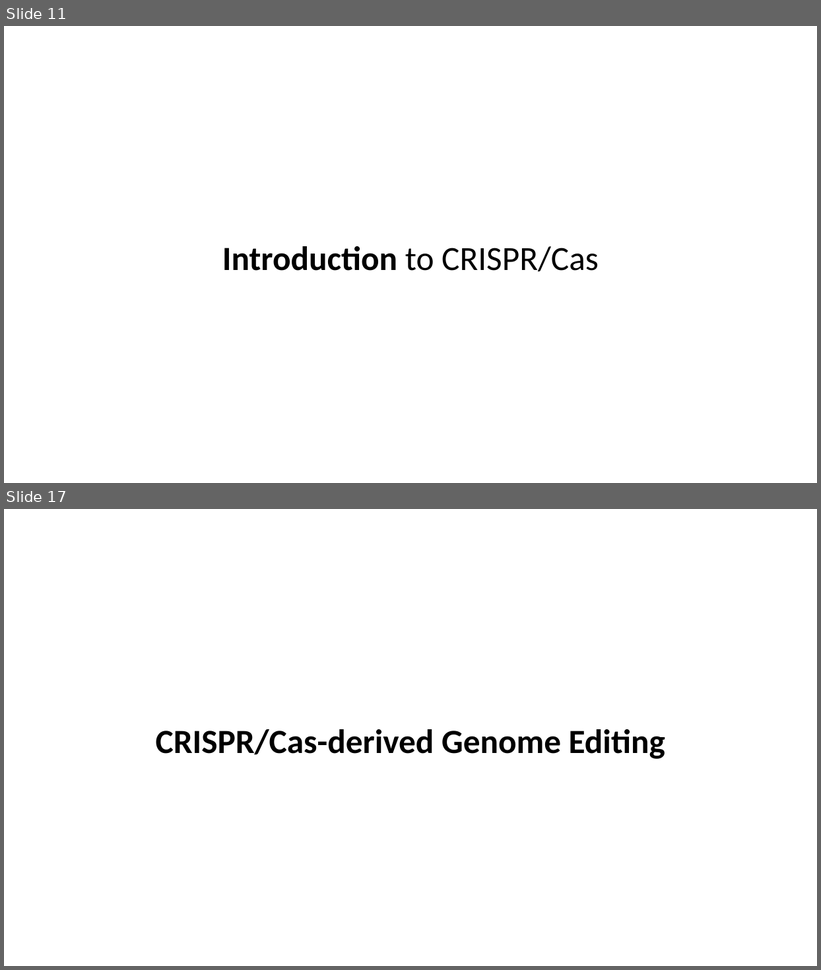
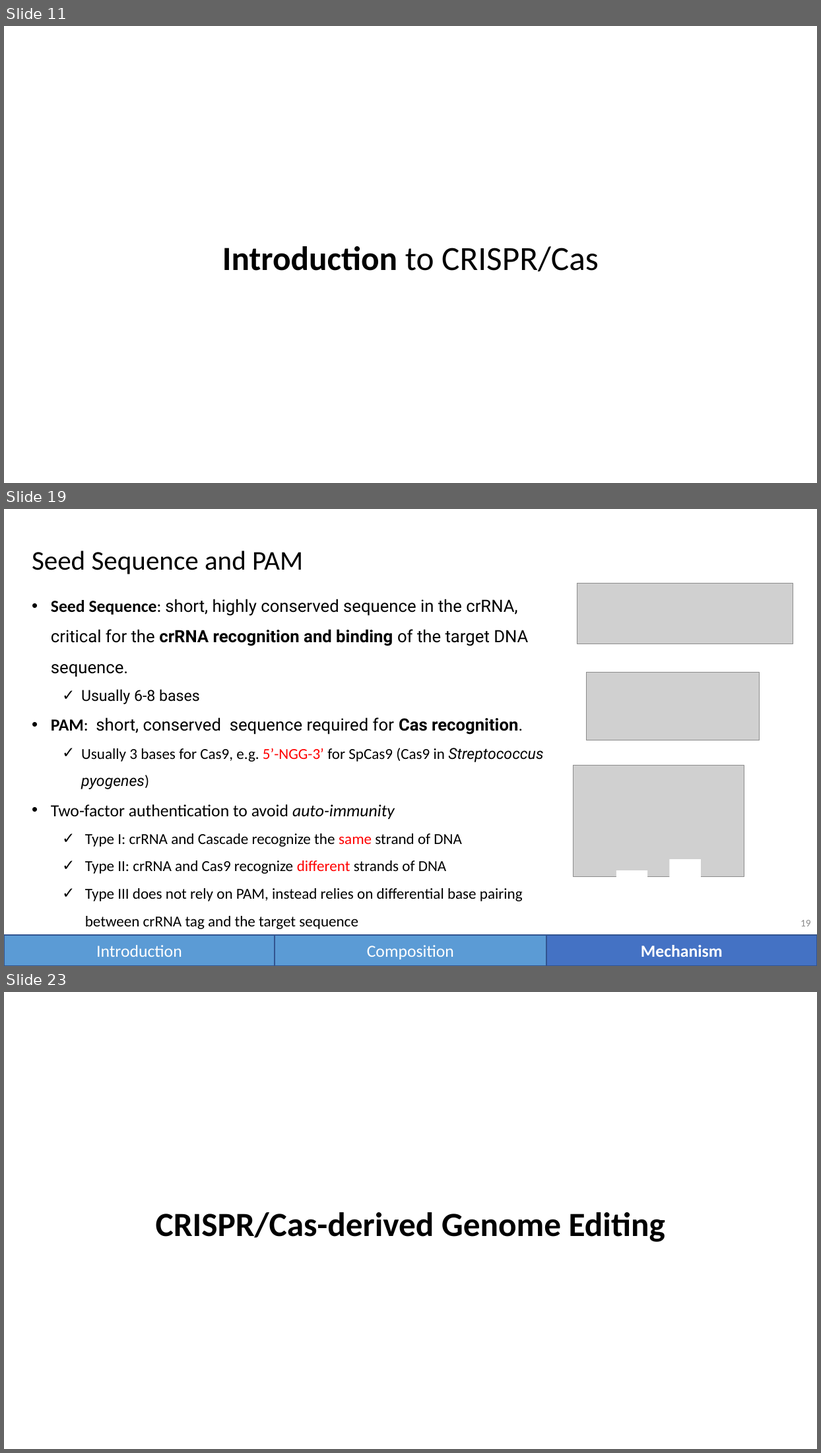
Before and after one commit to vwOvOwv/PKU-Undergraduate-Course, a slide deck: 遗传学(Genetics)/讨论课/Topic-3_遗传学技术/CRISPR-Cas.pptx. Shown one above the other, each under a label of ours: slides 11 and 17 before the commit, slides 11, 19 and 23 after it; the slides between them are not shown. The pictures are 821x970 and 821x1453 pixels, drawn with LibreOffice and Linux fonts; fonts in the diff are those of the drawing; grey boxes stand for pictures. Boxes give left, top, right and bottom in pixels: in the first picture for what was removed or moved away, otherwise in the second. Text is boxed around its words. In the diff, an @@ line names an element or a change of style, - is before the commit and + after.

```diff
--- a/遗传学(Genetics)/讨论课/Topic-3_遗传学技术/CRISPR-Cas.pptx
+++ b/遗传学(Genetics)/讨论课/Topic-3_遗传学技术/CRISPR-Cas.pptx
@@ slide 19 added at bbox=[4, 509, 817, 966], background #FFFFFF @@
@@ text added at bbox=[32, 551, 303, 574], 32 pt, text #000000 @@
+Seed Sequence and PAM
@@ picture added at bbox=[578, 584, 793, 644] @@
@@ text added at bbox=[51, 599, 543, 902], 18 pt, text #000000 @@
+• Seed Sequence: short, highly conserved sequence in the crRNA, critical for the crRNA recognition and binding of the target DNA sequence.
+  ✓ Usually 6-8 bases
+• PAM: short, conserved sequence required for Cas recognition.
+  ✓ Usually 3 bases for Cas9, e.g. 5’-NGG-3’ for SpCas9 (Cas9 in Streptococcus pyogenes)
+• Two-factor authentication to avoid auto-immunity
+  ✓ Type I: crRNA and Cascade recognize the same strand of DNA
+  ✓ Type II: crRNA and Cas9 recognize different strands of DNA
+  ✓ Type III does not rely on PAM, instead relies on differential base pairing between crRNA tag and the target sequence
@@ picture added at bbox=[587, 673, 760, 741] @@
@@ picture added at bbox=[573, 766, 745, 877] @@
@@ rectangle added at bbox=[669, 859, 700, 891], fill #FFFFFF @@
@@ rectangle added at bbox=[616, 871, 648, 902], fill #FFFFFF @@
@@ page number added at bbox=[801, 920, 811, 927], 12 pt, text #8C8C8C @@
+19
@@ rectangle added at bbox=[4, 935, 275, 966], fill #5B9BD5, outline #325491 1 pt, 20 pt, text #FFFFFF @@
+Introduction
@@ rectangle added at bbox=[275, 935, 547, 966], fill #5B9BD5, outline #325491 1 pt, 20 pt, text #FFFFFF @@
+Composition
@@ rectangle added at bbox=[547, 935, 817, 966], fill #4472C4, outline #325491 1 pt, 20 pt, text #FFFFFF, bold @@
+Mechanism
@@ what was slide 17 is now slide 23 @@
```
Also in this commit, not shown: 12 slides changed, 8 other slides added, 2 slides removed, 19 other files.
